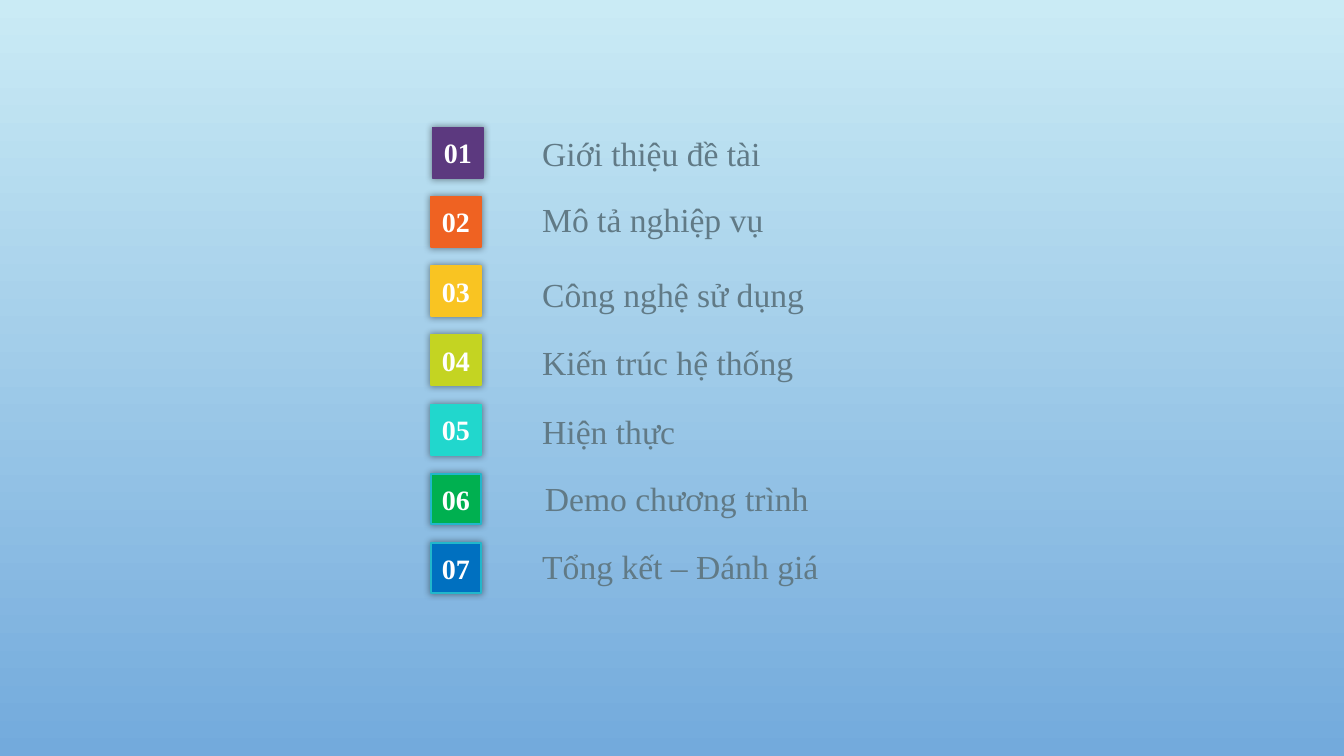
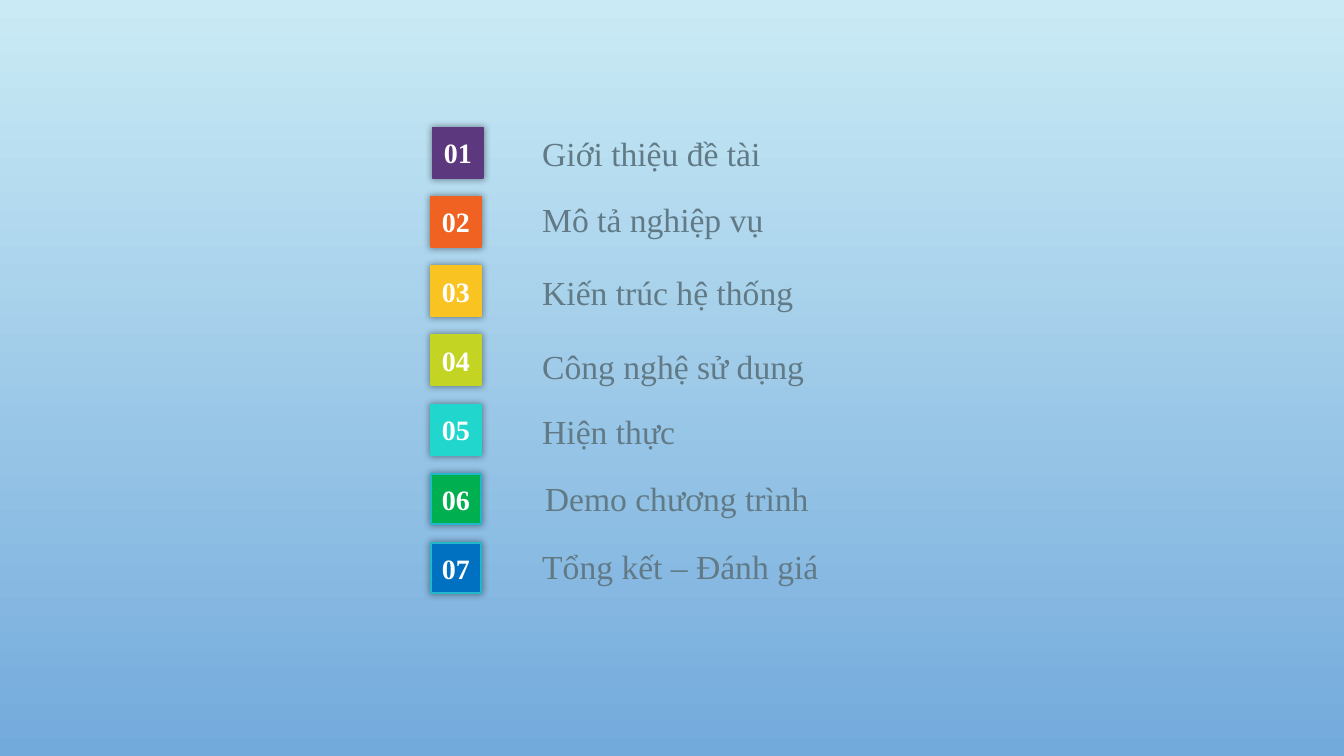
Before and after one commit to minhnha9x/education, a slide deck: slide 2 of XÂY DỰNG HỆ THỐNG QUẢN LÍ THÔNG TIN.pptx. Drawn at 1344x756 pixels with LibreOffice and Linux fonts; fonts in the diff are those of the drawing; background and template pictures are left out. Boxes give left, top, right and bottom in pixels: in the first picture for what was removed or moved away, otherwise in the second. Text is boxed around its words. In the diff, an @@ line names an element or a change of style, - is before the commit and + after.

```diff
--- a/XÂY DỰNG HỆ THỐNG QUẢN LÍ THÔNG TIN.pptx
+++ b/XÂY DỰNG HỆ THỐNG QUẢN LÍ THÔNG TIN.pptx
@@ text "Kiến trúc hệ thống" moved from (x1=542, y1=351, x2=794, y2=381) to (x1=542, y1=281, x2=794, y2=312) @@
@@ text "Công nghệ sử dụng" moved from (x1=542, y1=284, x2=804, y2=314) to (x1=542, y1=356, x2=804, y2=385) @@
```
Also in this commit, not shown: 12 other files.
